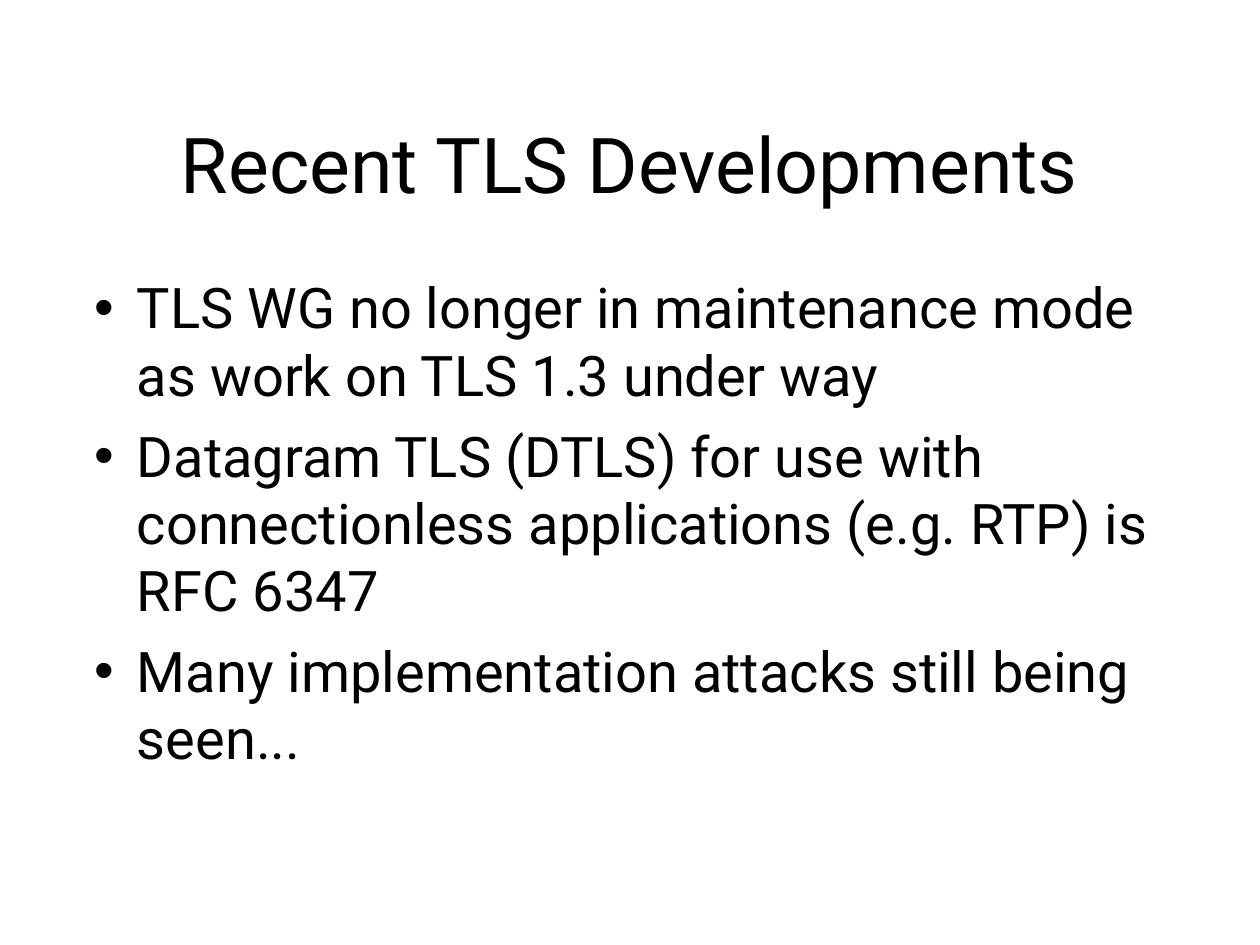
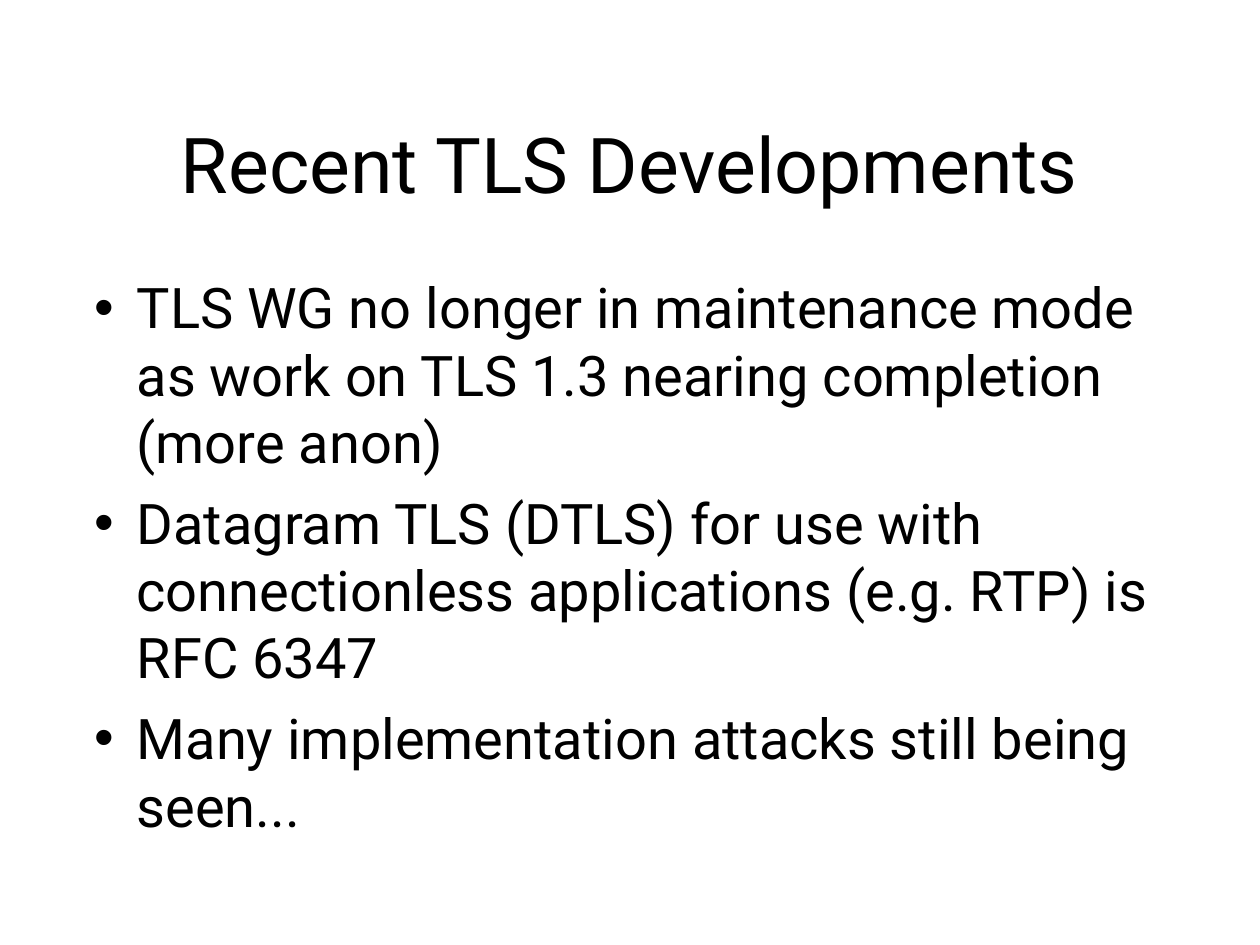
Before and after one commit to sftcd/cs7053, a slide deck: slide 64 of 2016lectures/06-protocols.ppt (slide 62 before the commit). Drawn at 1260x945 pixels with LibreOffice and Linux fonts; fonts in the diff are those of the drawing. Boxes give left, top, right and bottom in pixels: in the first picture for what was removed or moved away, otherwise in the second. Text is boxed around its words. In the diff, an @@ line names an element or a change of style, - is before the commit and + after.

```diff
--- a/2016lectures/06-protocols.ppt
+++ b/2016lectures/06-protocols.ppt
@@ text at <box>137,286,1134,476</box>: text changed @@
-• TLS WG no longer in maintenance mode as work on TLS 1.3 under way
+• TLS WG no longer in maintenance mode as work on TLS 1.3 nearing completion (more anon)
```
Also in this commit, not shown: 14 other slides changed, 2 slides added.
